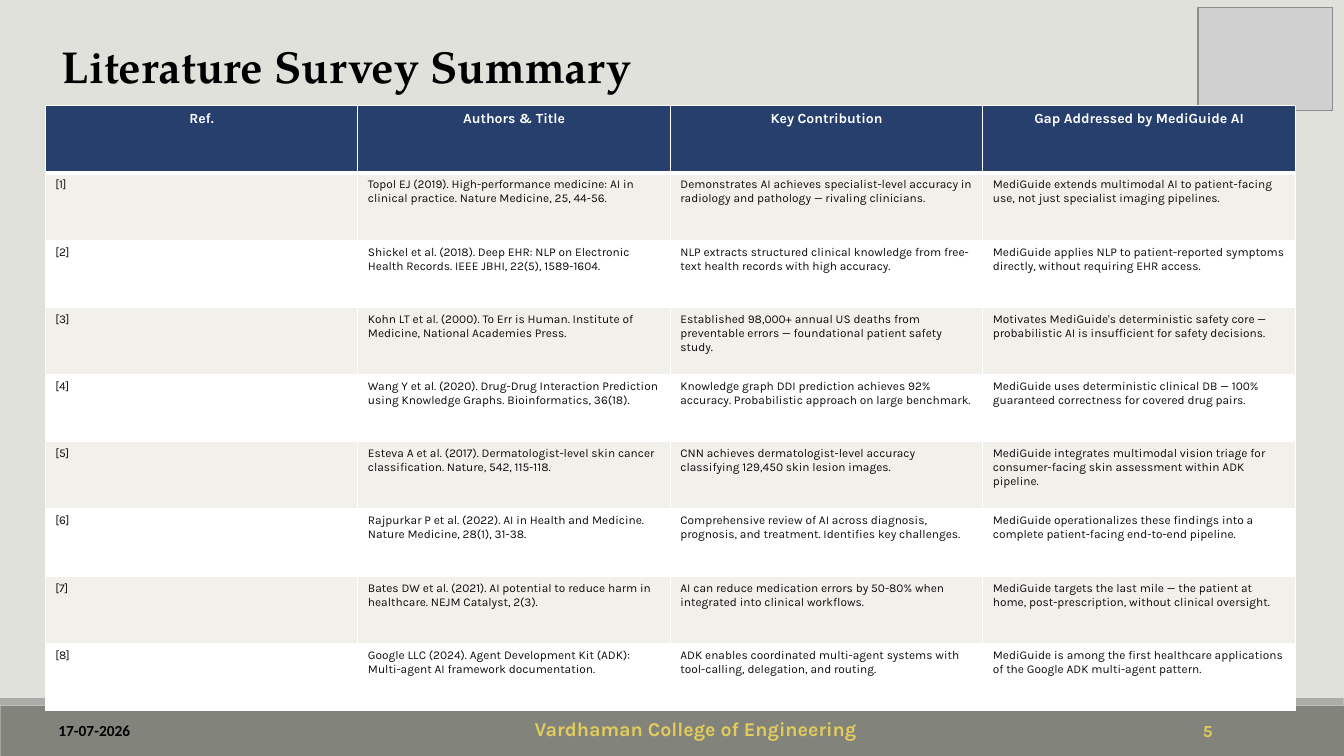
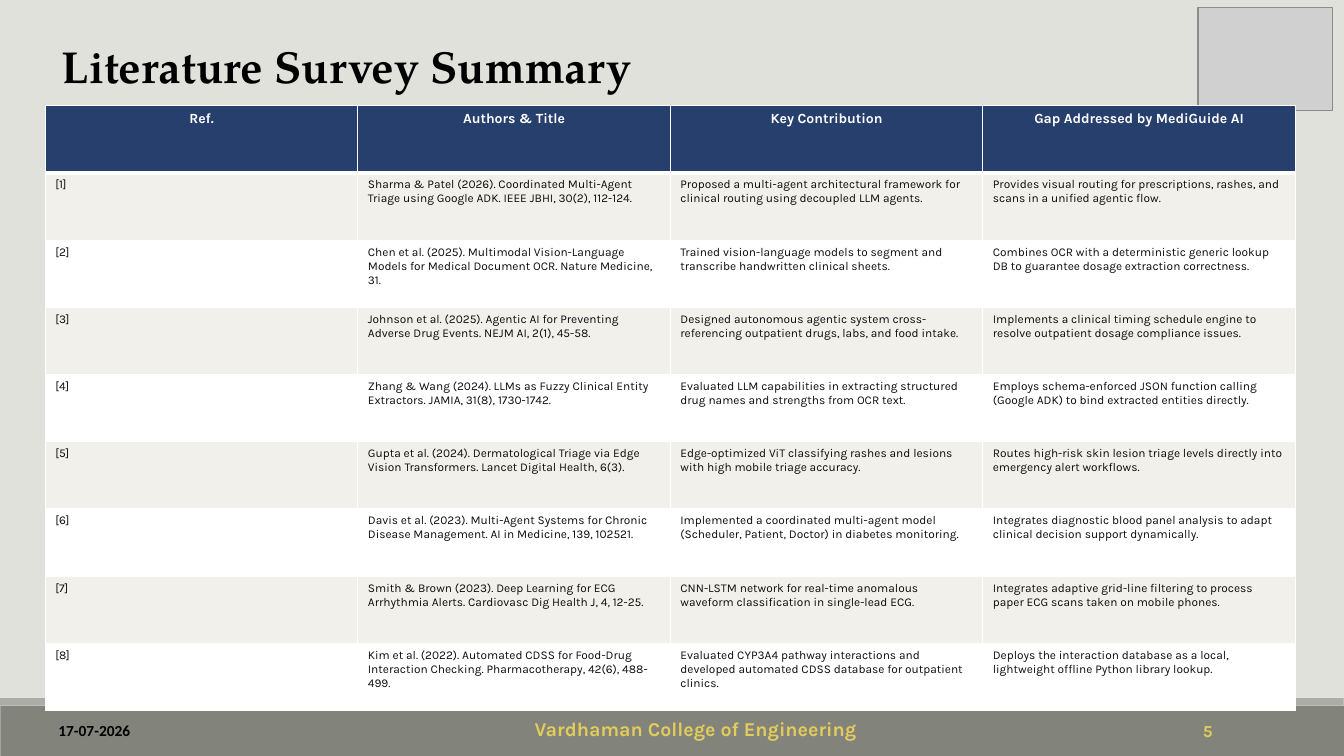
Before and after one commit to maruthisaiteja/mediguide-ai, a slide deck: slide 5 of presentations/MediGuide_AI_Presentation_Final.pptx. Drawn at 1344x756 pixels with LibreOffice and Linux fonts; fonts in the diff are those of the drawing; grey boxes stand for pictures; background and template pictures are left out. Boxes give left, top, right and bottom in pixels: in the first picture for what was removed or moved away, otherwise in the second. Text is boxed around its words. In the diff, an @@ line names an element or a change of style, - is before the commit and + after.

```diff
--- a/presentations/MediGuide_AI_Presentation_Final.pptx
+++ b/presentations/MediGuide_AI_Presentation_Final.pptx
@@ table at [45, 106, 1296, 711] @@
-row 2: [1] | Topol EJ (2019). High-performance medicine: AI in clinical practice. Nature Medicine, 25, 44-56. | Demonstrates AI achieves specialist-level accuracy in radiology and pathology — rivaling clinicians. | MediGuide extends multimodal AI to patient-facing use, not just specialist imaging pipelines.
+row 2: [1] | Sharma & Patel (2026). Coordinated Multi-Agent Triage using Google ADK. IEEE JBHI, 30(2), 112-124. | Proposed a multi-agent architectural framework for clinical routing using decoupled LLM agents. | Provides visual routing for prescriptions, rashes, and scans in a unified agentic flow.
-row 3: [2] | Shickel et al. (2018). Deep EHR: NLP on Electronic Health Records. IEEE JBHI, 22(5), 1589-1604. | NLP extracts structured clinical knowledge from free-text health records with high accuracy. | MediGuide applies NLP to patient-reported symptoms directly, without requiring EHR access.
+row 3: [2] | Chen et al. (2025). Multimodal Vision-Language Models for Medical Document OCR. Nature Medicine, 31. | Trained vision-language models to segment and transcribe handwritten clinical sheets. | Combines OCR with a deterministic generic lookup DB to guarantee dosage extraction correctness.
-row 4: [3] | Kohn LT et al. (2000). To Err is Human. Institute of Medicine, National Academies Press. | Established 98,000+ annual US deaths from preventable errors — foundational patient safety study. | Motivates MediGuide's deterministic safety core — probabilistic AI is insufficient for safety decisions.
+row 4: [3] | Johnson et al. (2025). Agentic AI for Preventing Adverse Drug Events. NEJM AI, 2(1), 45-58. | Designed autonomous agentic system cross-referencing outpatient drugs, labs, and food intake. | Implements a clinical timing schedule engine to resolve outpatient dosage compliance issues.
-row 5: [4] | Wang Y et al. (2020). Drug-Drug Interaction Prediction using Knowledge Graphs. Bioinformatics, 36(18). | Knowledge graph DDI prediction achieves 92% accuracy. Probabilistic approach on large benchmark. | MediGuide uses deterministic clinical DB — 100% guaranteed correctness for covered drug pairs.
+row 5: [4] | Zhang & Wang (2024). LLMs as Fuzzy Clinical Entity Extractors. JAMIA, 31(8), 1730-1742. | Evaluated LLM capabilities in extracting structured drug names and strengths from OCR text. | Employs schema-enforced JSON function calling (Google ADK) to bind extracted entities directly.
-row 6: [5] | Esteva A et al. (2017). Dermatologist-level skin cancer classification. Nature, 542, 115-118. | CNN achieves dermatologist-level accuracy classifying 129,450 skin lesion images. | MediGuide integrates multimodal vision triage for consumer-facing skin assessment within ADK pipeline.
+row 6: [5] | Gupta et al. (2024). Dermatological Triage via Edge Vision Transformers. Lancet Digital Health, 6(3). | Edge-optimized ViT classifying rashes and lesions with high mobile triage accuracy. | Routes high-risk skin lesion triage levels directly into emergency alert workflows.
-row 7: [6] | Rajpurkar P et al. (2022). AI in Health and Medicine. Nature Medicine, 28(1), 31-38. | Comprehensive review of AI across diagnosis, prognosis, and treatment. Identifies key challenges. | MediGuide operationalizes these findings into a complete patient-facing end-to-end pipeline.
+row 7: [6] | Davis et al. (2023). Multi-Agent Systems for Chronic Disease Management. AI in Medicine, 139, 102521. | Implemented a coordinated multi-agent model (Scheduler, Patient, Doctor) in diabetes monitoring. | Integrates diagnostic blood panel analysis to adapt clinical decision support dynamically.
-row 8: [7] | Bates DW et al. (2021). AI potential to reduce harm in healthcare. NEJM Catalyst, 2(3). | AI can reduce medication errors by 50-80% when integrated into clinical workflows. | MediGuide targets the last mile — the patient at home, post-prescription, without clinical oversight.
+row 8: [7] | Smith & Brown (2023). Deep Learning for ECG Arrhythmia Alerts. Cardiovasc Dig Health J, 4, 12-25. | CNN-LSTM network for real-time anomalous waveform classification in single-lead ECG. | Integrates adaptive grid-line filtering to process paper ECG scans taken on mobile phones.
-row 9: [8] | Google LLC (2024). Agent Development Kit (ADK): Multi-agent AI framework documentation. | ADK enables coordinated multi-agent systems with tool-calling, delegation, and routing. | MediGuide is among the first healthcare applications of the Google ADK multi-agent pattern.
+row 9: [8] | Kim et al. (2022). Automated CDSS for Food-Drug Interaction Checking. Pharmacotherapy, 42(6), 488-499. | Evaluated CYP3A4 pathway interactions and developed automated CDSS database for outpatient clinics. | Deploys the interaction database as a local, lightweight offline Python library lookup.
```
Also in this commit, not shown: 1 other slide changed, 9 other files.
